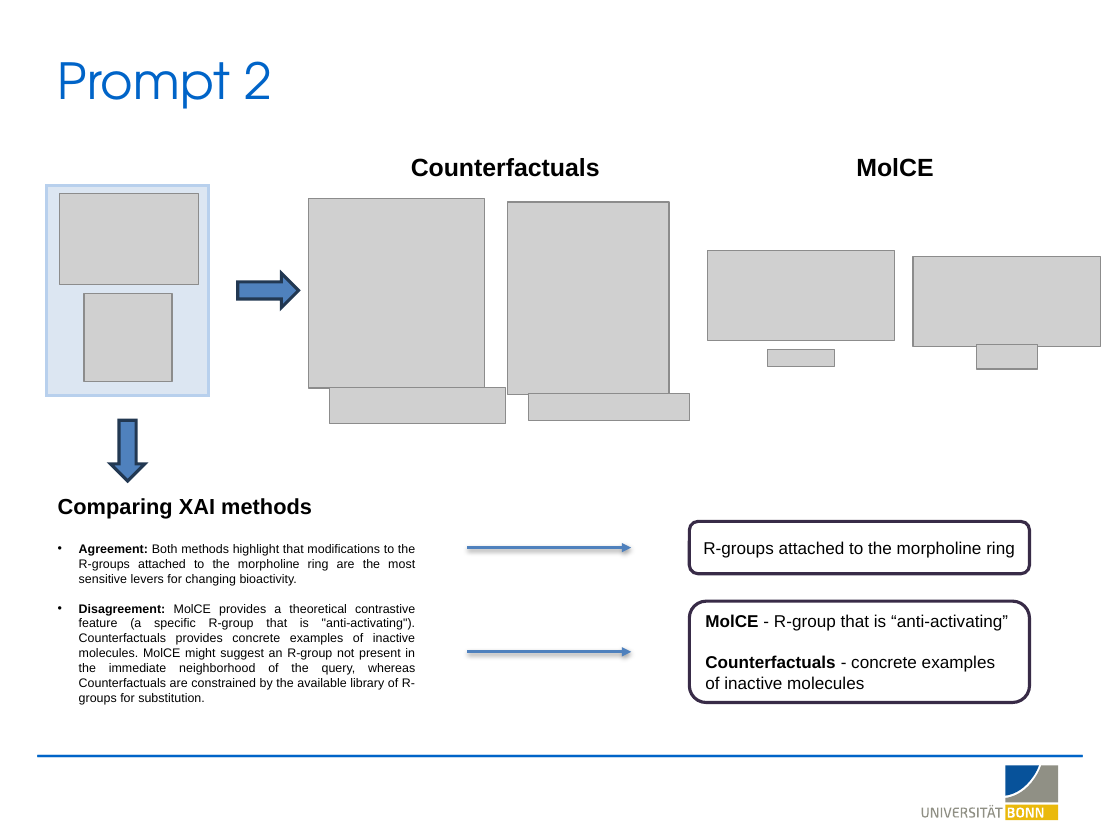
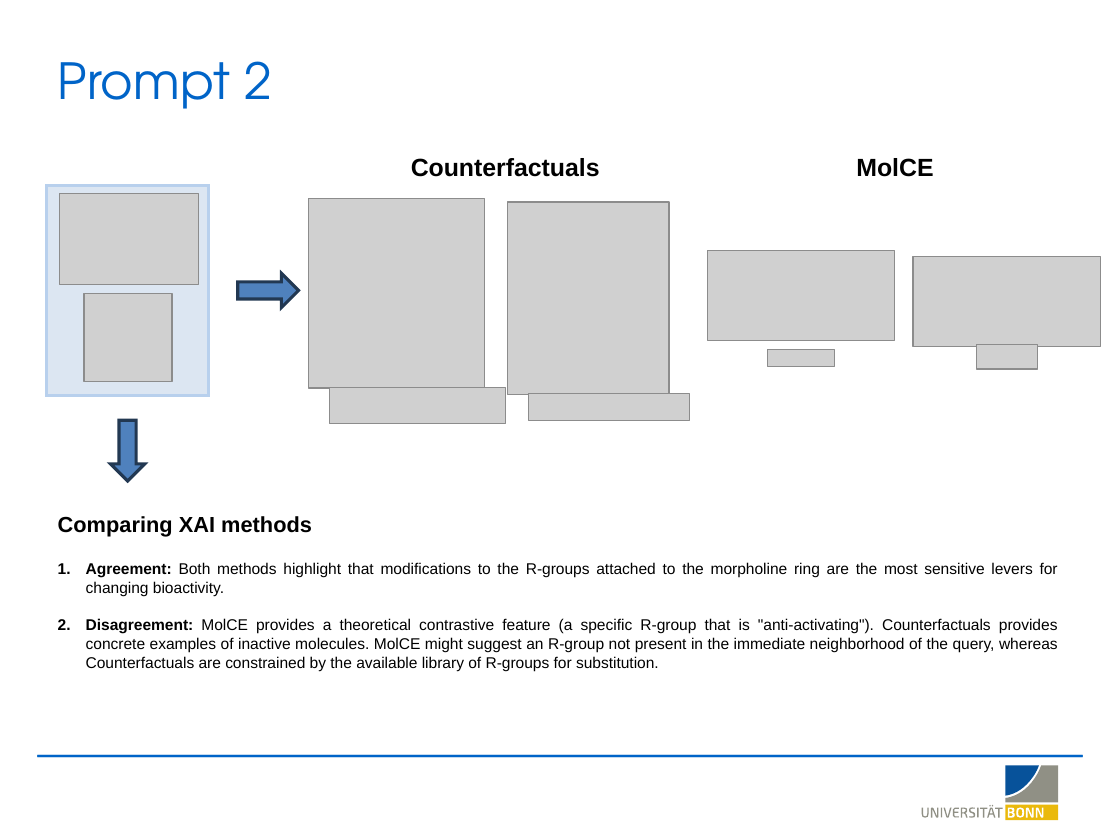
Before and after one commit to LSI-Uni-Bonn/ChemicHAL, a slide deck: slide 11 of slides/AI_Agent_Explainability.pptx (slide 9 before the commit). Drawn at 1120x840 pixels with LibreOffice and Linux fonts; fonts in the diff are those of the drawing; grey boxes stand for pictures; background and template pictures are left out. Boxes give left, top, right and bottom in pixels: in the first picture for what was removed or moved away, otherwise in the second. Text is boxed around its words. In the diff, an @@ line names an element or a change of style, - is before the commit and + after.

```diff
--- a/slides/AI_Agent_Explainability.pptx
+++ b/slides/AI_Agent_Explainability.pptx
@@ text "Comparing XAI methods": place and size @@
-text "Comparing XAI methods" at bbox=[58, 498, 415, 705]
+text "Comparing XAI methods" at bbox=[58, 516, 1058, 671]
@@ text at bbox=[86, 562, 1058, 671]: size 8 to 10 pt; bullet • to 1. @@
@@ group removed at bbox=[467, 522, 1029, 703]: 2 arrows, 2 rounded rectangles @@
-R-groups attached to the morpholine ring
-MolCE - R-group that is “anti-activating”
-Counterfactuals - concrete examples of inactive molecules
```
Also in this commit, not shown: 9 other slides changed, 3 slides added, 2 slides removed.
